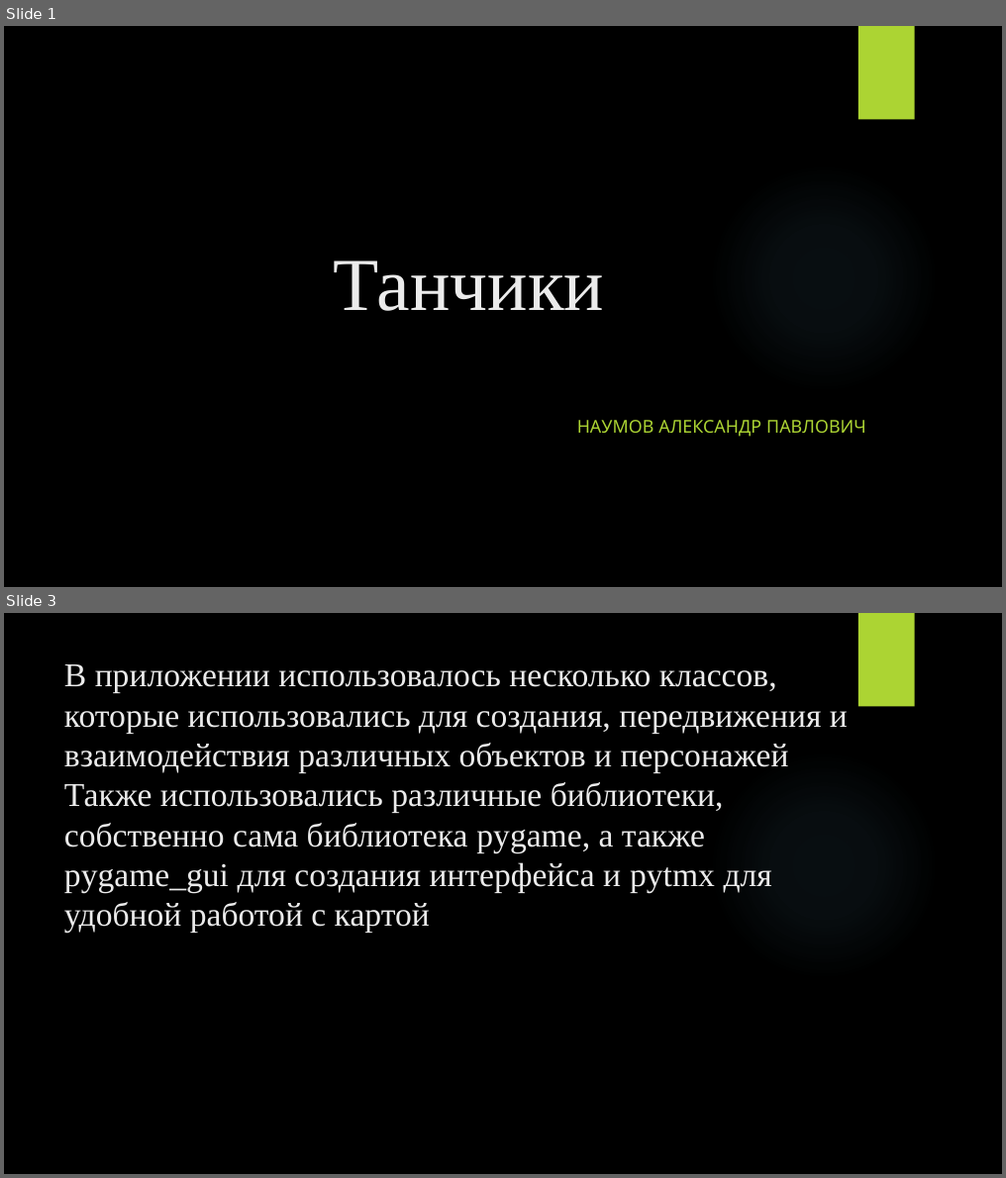
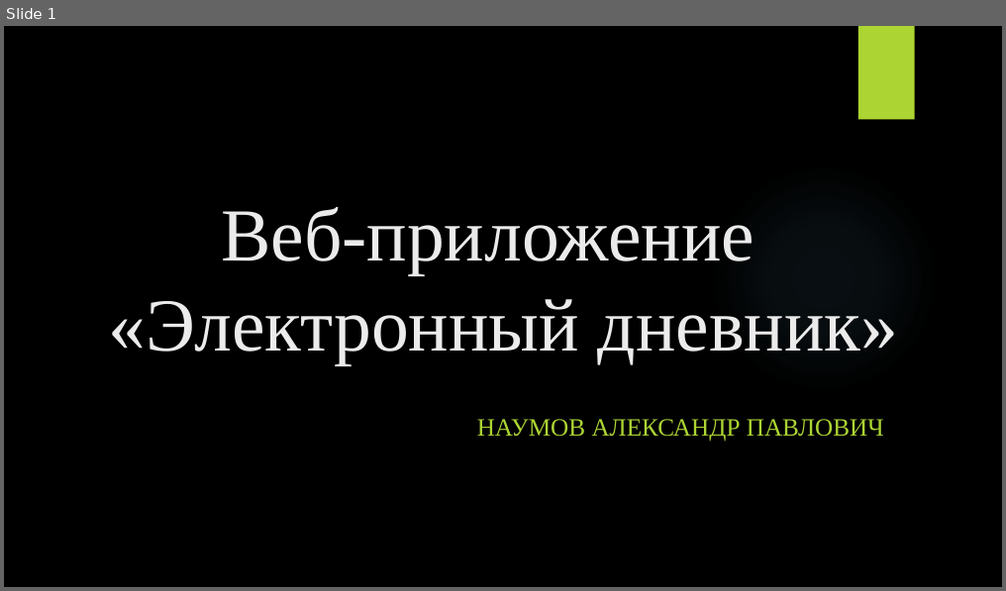
Before and after one commit to SANEKNAYMCHIK/web-app_school-diary, a slide deck: Презентация.pptx. Shown one above the other, each under a label of ours: slides 1 and 3 before the commit, slide 1 after it; the slides between them are not shown. The pictures are 1006x1178 and 1006x591 pixels, drawn with LibreOffice and Linux fonts; fonts in the diff are those of the drawing; background and template pictures are left out. Boxes give left, top, right and bottom in pixels: in the first picture for what was removed or moved away, otherwise in the second. Text is boxed around its words. In the diff, an @@ line names an element or a change of style, - is before the commit and + after.

```diff
--- a/Презентация.pptx
+++ b/Презентация.pptx
@@ slide 3 removed at [4,613,1002,1174], background picture (left out); not listed: 2 template elements that a slide beside it also shows @@
@@ title removed at [64,664,847,933] @@
-В приложении использовалось несколько классов,
-которые использовались для создания, передвижения и взаимодействия различных объектов и персонажей
-Также использовались различные библиотеки, собственно сама библиотека pygame, а также pygame_gui для создания интерфейса и pytmx для удобной работой с картой
@@ slide 1 changed as well @@
@@ title at [109,207,898,366]: text changed @@
-Танчики
+Веб-приложение
+«Электронный дневник»
@@ subtitle "НАУМОВ АЛЕКСАНДР ПАВЛОВИЧ": place and size @@
-subtitle "НАУМОВ АЛЕКСАНДР ПАВЛОВИЧ" at [577,420,866,437]
+subtitle "НАУМОВ АЛЕКСАНДР ПАВЛОВИЧ" at [477,419,884,442]
@@ subtitle "НАУМОВ АЛЕКСАНДР ПАВЛОВИЧ" at [477,419,884,442]: size 17 to 24 pt, font Quicksand to Times New Roman @@
```
Also in this commit, not shown: 2 other slides changed, 1 slide added.
